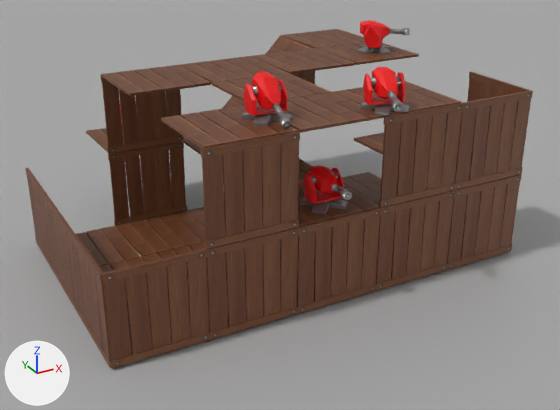
One commit to the Blender file blend/sampleScene.blend: the scene before it, then after it.
One viewpoint serves both versions: a 50 mm camera at (-50.0, -66.0, 43.0) aimed at (-8.0, 11.0, 5.0). Every picture has the same lights, and +X, +Y and +Z are marked at lower left.

Before the edit, the objects in view are built like this:
```python
ob_cube_010 = bpy.data.objects.new('Cube.010', me_cube)
ob_cube_010.location = (-9.92, -1.73, 12.35)
ob_cube_010.scale = (2.29, 2.29, 2.29)
ob_cube_011 = bpy.data.objects.new('Cube.011', me_cube_061)
ob_cube_011.location = (-15.92, -0.3, 22.35)
ob_cube_011.scale = (2.29, 2.29, 2.29)
ob_cube_013 = bpy.data.objects.new('Cube.013', me_cube_062)
ob_cube_013.location = (-3.67, -3.1, 22.35)
ob_cube_013.scale = (2.29, 2.29, 2.29)
ob_cube_018 = bpy.data.objects.new('Cube.018', me_cube_020)
ob_cube_018.location = (15.0, 0.0, 15.0)
ob_cube_018.rotation_euler = (1.571, 0.0, 1.571)  # degrees (90, 0, 90)
ob_cube_056 = bpy.data.objects.new('Cube.056', me_cube_067)
ob_cube_056.location = (12.08, 9.7, 12.35)
ob_cube_056.rotation_euler = (0.0, 0.0, 1.571)  # degrees (0, 0, 90)
ob_cube_056.scale = (2.29, 2.29, 2.29)
ob_cube_058 = bpy.data.objects.new('Cube.058', me_cube_069)
ob_cube_058.location = (11.08, 19.7, 22.35)
ob_cube_058.rotation_euler = (0.0, 0.0, 0.889)  # degrees (0, 0, 51)
ob_cube_058.scale = (2.29, 2.29, 2.29)
ob_cube_059 = bpy.data.objects.new('Cube.059', me_cube_070)
ob_cube_059.location = (-20.75, 31.96, 12.52)
ob_cube_059.rotation_euler = (0.0, 0.0, 3.219)  # degrees (0, 0, 184)
ob_cube_059.scale = (2.29, 2.29, 2.29)
# also in view: 'Cube.050' at (-10.0, 20.0, 20.0); 'Cube.003' at (0.0, -5.0, 5.0); 'Cube.020' at (-10.0, 10.0, 20.0); 'Cube.042' at (-20.0, 25.0, 5.0); 'Cube.014' at (-10.0, 0.0, 20.0)
```
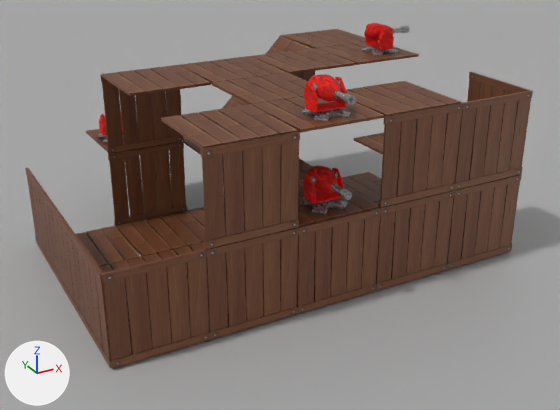
What differs and where, as boxes [x1, y1, x2, y2] in the pictures (560 x 410 px; the box of a moved part takes in the faces that stretch with it):
'Cube.011', surface changed, reshaped, moved (8% wider, 17% shorter)
    before: [241, 71, 292, 128]
    after: [301, 74, 356, 121]
'Cube.010', surface changed
    both: [302, 165, 349, 214]
'Cube.013', surface changed, reshaped, moved, turned (not visible afterwards)
    before: [361, 67, 409, 115]
'Cube.058', surface changed, reshaped, moved, turned
    before: [357, 20, 410, 54]
    after: [98, 111, 124, 143]
'Cube.056', surface changed, moved (not visible before)
    after: [361, 23, 410, 55]
'Cube.059', no longer drawn
    before: [104, 108, 137, 136]
part 1 of me_cube_061, built on
    before: [241, 93, 292, 128]
    after: [301, 80, 356, 121]
part 2 of me_cube_061, shading changed
    before: [251, 71, 281, 109]
    after: [309, 74, 340, 99]
part 3 of me_cube_062, moved or reshaped (not visible afterwards)
    before: [363, 72, 406, 105]
part 4 of me_cube_062, rebuilt (not visible afterwards)
    before: [370, 77, 401, 87]
part 5 of me_cube_062, rebuilt (not visible afterwards)
    before: [371, 67, 398, 99]
part 6 of me_cube_062, deleted
    before: [387, 91, 403, 112]
part 7 of me_cube_062, built on
    before: [361, 102, 409, 115]
part 8 of me_cube_069, built on
    before: [357, 24, 410, 54]
    after: [98, 133, 124, 143]
part 9 of me_cube_069, shading changed
    before: [360, 20, 383, 36]

Patch to the scene script:
```diff
--- a/blend/sampleScene.blend.py
+++ b/blend/sampleScene.blend.py
@@ mat_material_002 @@
 mat_material_002 = bpy.data.materials.new('Material.002')
-# nodes: BsdfPrincipled, OutputMaterial, TexNoise
-# colours: red #ef0001
+# nodes: AmbientOcclusion, BsdfPrincipled, Mix x2, OutputMaterial, TexBrick, TexCoord, TexVoronoi, ValToRGB x3
+# colours: black #000000, white #ffffff, light grey #d0d0d0, red #ff0a00, red #841200
@@ me_cube_061 @@
 # used by ob_cube_011; location = (-15.92, -0.3, 22.35); scale = (2.29, 2.29, 2.29)
-me_cube_061.from_pydata(...)  # 328 vertices, 276 faces; spans x -0.96..0.96, y -1.83..0.96, z -0.95..0.96
+me_cube_061.from_pydata(...)  # 640 vertices, 588 faces; spans x -0.96..0.96, y -1.96..0.96, z -0.95..0.77
+# me_cube_061 part 1: 112 vertices moved from x -0.44..0.54, y -0.88..0.83, z -0.42..0.96 to x -0.48..0.48, y -0.92..0.89, z -0.22..0.77; 96 vertices removed from x -0.96..0.96, y -1.83..0.96, z -0.95..-0.4; 408 vertices added at x -0.96..0.96, y -1.96..0.96, z -0.95..0.49
+# me_cube_061 part 2: 22 kept faces spanning x -0.48..0.48, y -0.82..0.89, z -0.22..0.77 are now shaded smooth
 me_cube_061.materials.append(mat_material_002)
@@ me_cube_062 @@
 # used by ob_cube_013; location = (-3.67, -3.1, 22.35); scale = (2.29, 2.29, 2.29)
-me_cube_062.from_pydata(...)  # 328 vertices, 276 faces; spans x -1.01..0.96, y -1.97..0.96, z -0.95..0.78
+me_cube_062.from_pydata(...)  # 640 vertices, 588 faces; spans x -0.96..0.96, y -1.96..0.96, z -0.95..0.77
+# me_cube_062 part 3: the loose piece of 48 vertices spanning x -1.01..0.87, y -0.7..0.75, z -0.6..0.58 is turned 18.2 degrees about the z axis through its middle, then moved by (0.07, 0.08, 0.0)
+# me_cube_062 part 4: the loose piece of 32 vertices spanning x -0.82..0.73, y -0.39..0.47, z 0.06..0.46 is rebuilt with 96 vertices and now spans x -0.75..0.75, y -0.04..0.35, z 0.1..0.49
+# me_cube_062 part 5: the loose piece of 32 vertices spanning x -0.66..0.59, y -0.93..0.81, z -0.38..0.78 is rebuilt with 40 vertices and now spans x -0.48..0.48, y -0.82..0.89, z -0.22..0.77
+# me_cube_062 part 6: the loose piece of 160 vertices spanning x -0.89..-0.19, y -1.97..-0.78, z -0.52..0.1 is deleted
+# me_cube_062 part 7: 16 vertices removed from x -0.96..0.96, y -0.96..0.96, z -0.95..-0.83; 192 vertices added at x -0.96..0.96, y -0.96..0.96, z -0.95..-0.66
 me_cube_062.materials.append(mat_material_002)
@@ me_cube_069 @@
 # used by ob_cube_058; location = (11.08, 19.7, 22.35); rotation_euler = (0.0, 0.0, 0.889), in degrees (0, 0, 51); scale = (2.29, 2.29, 2.29)
-me_cube_069.from_pydata(...)  # 328 vertices, 276 faces; spans x -0.96..0.96, y -1.96..0.96, z -0.95..0.77
+me_cube_069.from_pydata(...)  # 640 vertices, 588 faces; spans x -0.96..0.96, y -2.02..0.96, z -0.95..0.66
+# me_cube_069 part 8: 224 vertices moved from x -0.75..0.75, y -1.96..0.89, z -0.22..0.77 to x -0.74..0.78, y -2.02..0.82, z -0.61..0.66; 16 vertices removed from x -0.96..0.96, y -0.96..0.96, z -0.95..-0.83; 328 vertices added at x -0.96..0.96, y -2.01..0.96, z -0.95..0.34
+# me_cube_069 part 9: 22 kept faces spanning x -0.48..0.52, y -0.91..0.82, z -0.48..0.66 are now shaded smooth
 me_cube_069.materials.append(mat_material_002)
@@ ob_cube_011 @@
 ob_cube_011 = bpy.data.objects.new('Cube.011', me_cube_061)
-ob_cube_011.location = (-15.92, -0.3, 22.35)
+ob_cube_011.location = (-9.92, -1.73, 22.17)
 ob_cube_011.scale = (2.29, 2.29, 2.29)
@@ ob_cube_013 @@
 ob_cube_013 = bpy.data.objects.new('Cube.013', me_cube_062)
-ob_cube_013.location = (-3.67, -3.1, 22.35)
+ob_cube_013.location = (11.51, 8.98, 12.37)
+ob_cube_013.rotation_euler = (0.0, 0.0, 1.571)  # degrees (0, 0, 90)
 ob_cube_013.scale = (2.29, 2.29, 2.29)
@@ ob_cube_056 @@
 ob_cube_056 = bpy.data.objects.new('Cube.056', me_cube_067)
-ob_cube_056.location = (12.08, 9.7, 12.35)
+ob_cube_056.location = (11.51, 19.15, 22.17)
 ob_cube_056.rotation_euler = (0.0, 0.0, 1.571)  # degrees (0, 0, 90)
@@ ob_cube_058 @@
 ob_cube_058 = bpy.data.objects.new('Cube.058', me_cube_069)
-ob_cube_058.location = (11.08, 19.7, 22.35)
-ob_cube_058.rotation_euler = (0.0, 0.0, 0.889)  # degrees (0, 0, 51)
+ob_cube_058.location = (-22.29, 29.95, 12.45)
+ob_cube_058.rotation_euler = (0.0, 0.0, 3.142)  # degrees (0, 0, 180)
 ob_cube_058.scale = (2.29, 2.29, 2.29)
```
